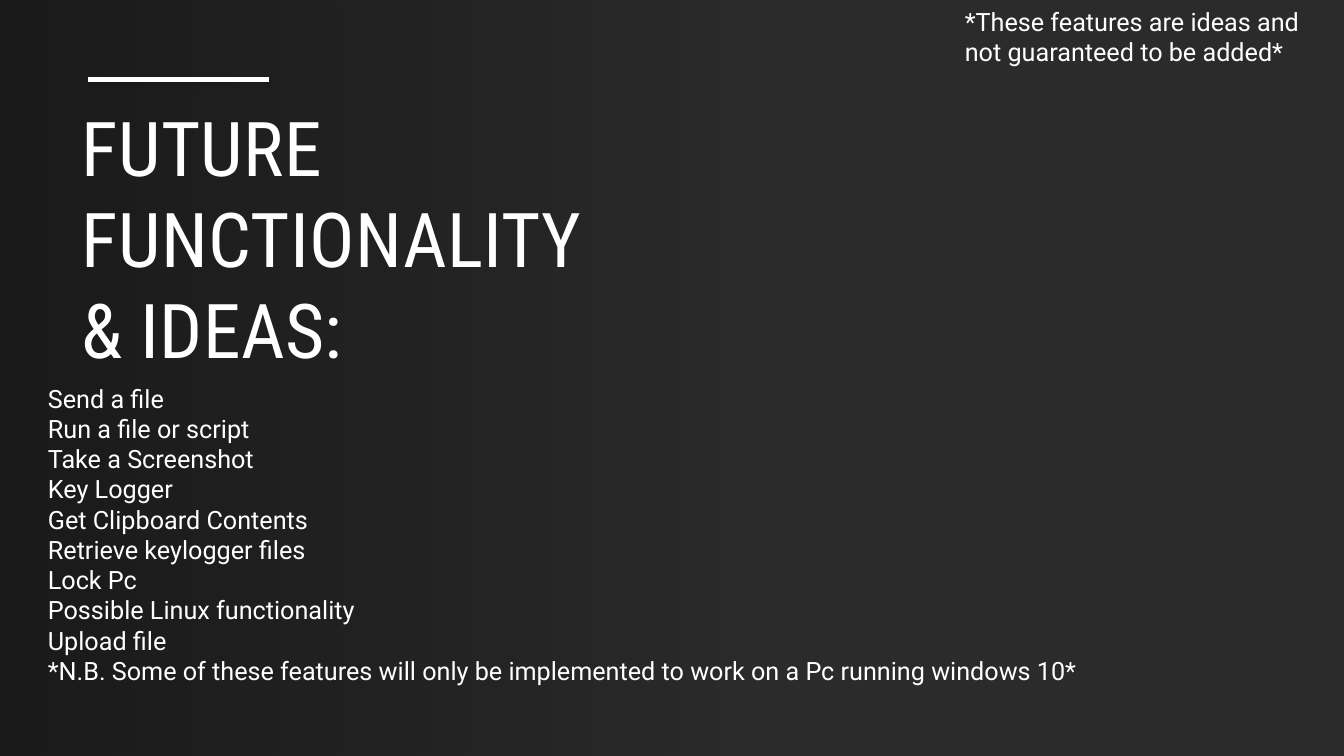
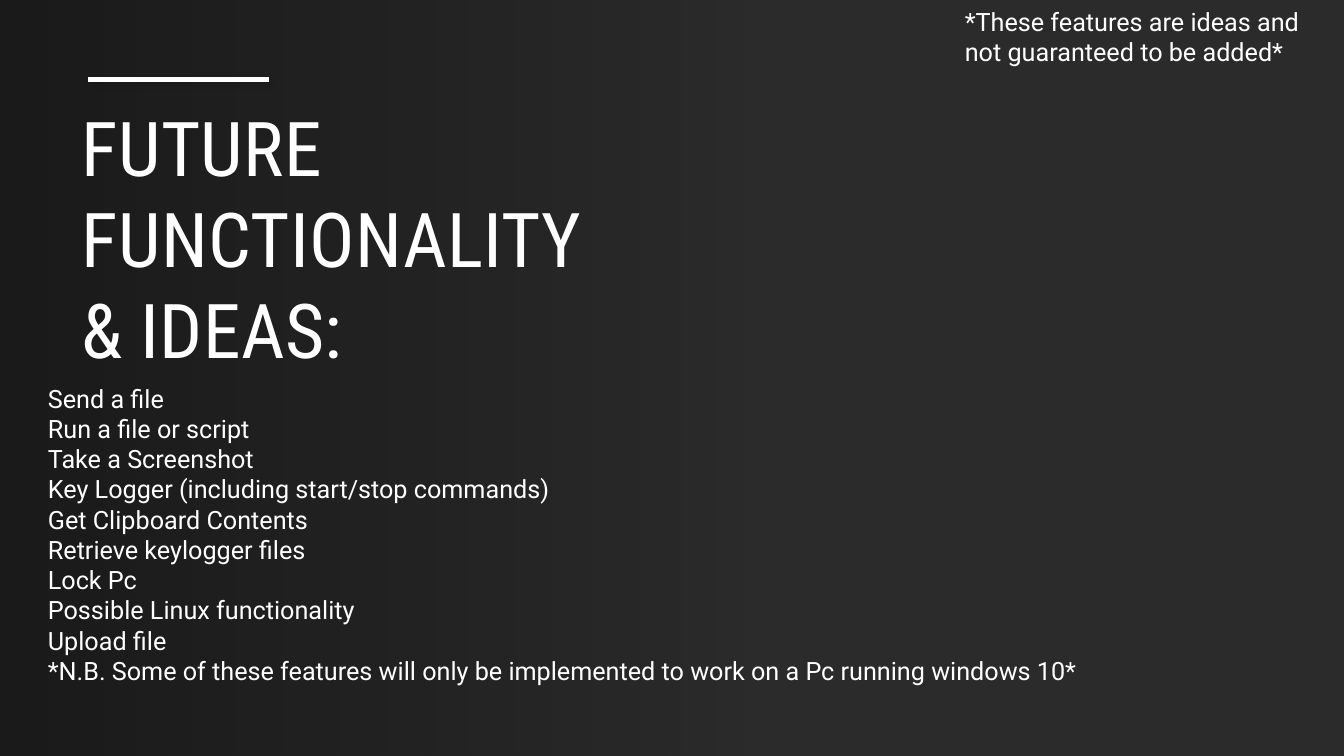
Before and after one commit to Dannybrush/Final-Year-Project-, a slide deck: slide 8 of DemoPresentation - first draft.pptx. Drawn at 1344x756 pixels with LibreOffice and Linux fonts; fonts in the diff are those of the drawing; background and template pictures are left out; a plain dark background stands for a picture behind light text. Boxes give left, top, right and bottom in pixels: in the first picture for what was removed or moved away, otherwise in the second. Text is boxed around its words. In the diff, an @@ line names an element or a change of style, - is before the commit and + after.

```diff
--- a/DemoPresentation - first draft.pptx
+++ b/DemoPresentation - first draft.pptx
@@ text at [48,478,549,504]: text changed @@
-Key Logger
+Key Logger (including start/stop commands)
```
Also in this commit, not shown: 1 other slide changed, 10 other files.
